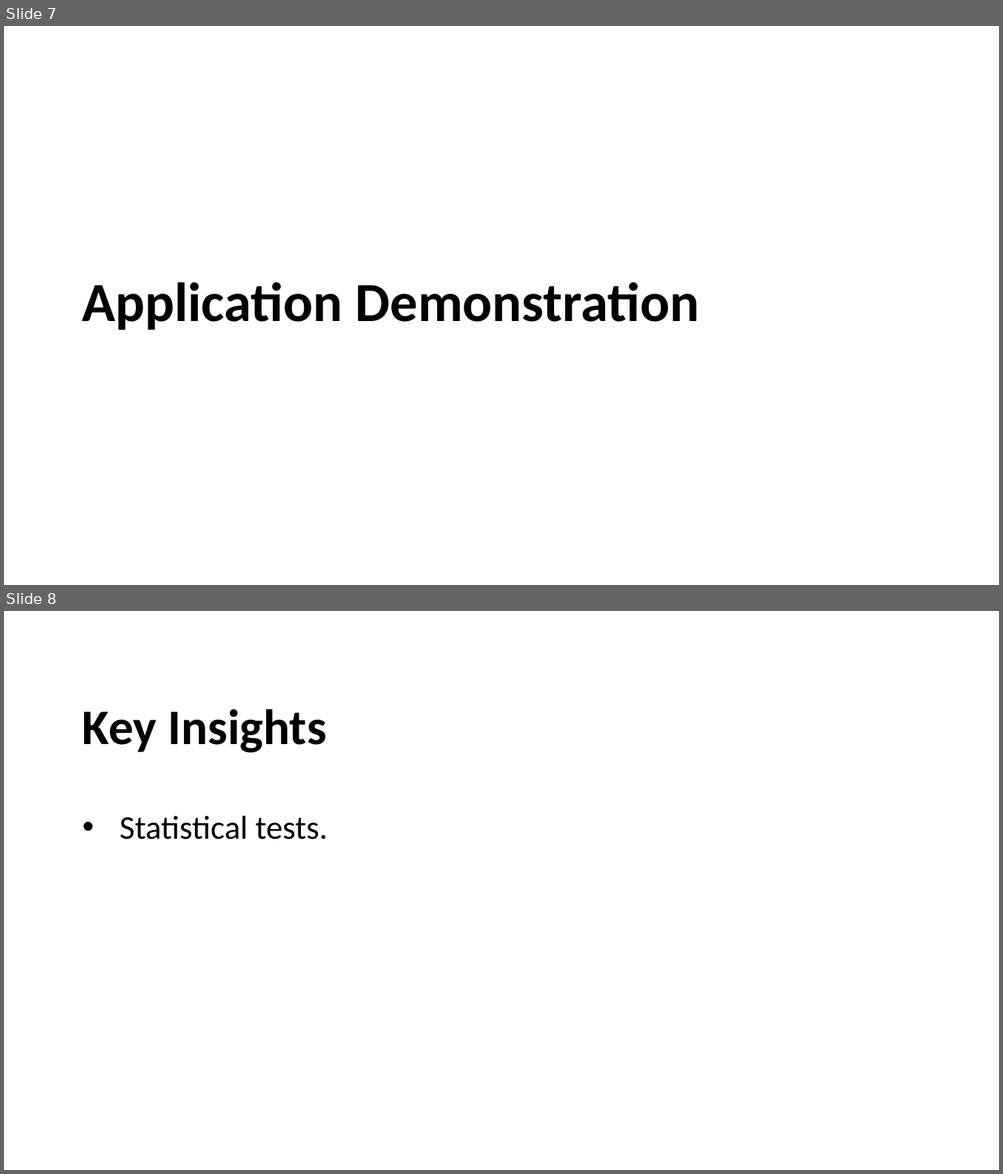
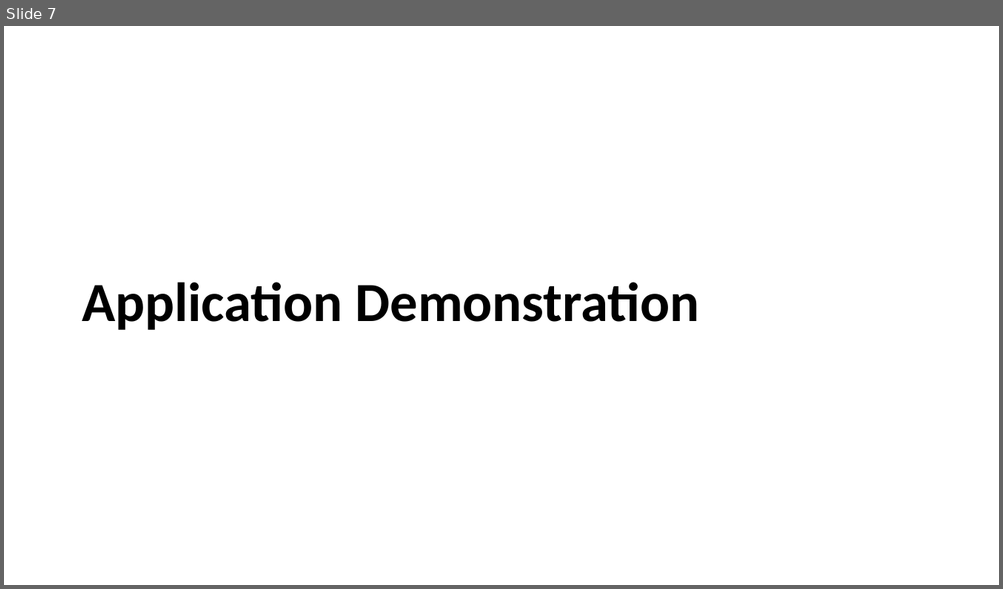
Before and after one commit to ethan-lott/saase-app, a slide deck: Presentation.pptx. Shown one above the other, each under a label of ours: slides 7 and 8 before the commit, slide 7 after it. The pictures are 1003x1174 and 1003x589 pixels, drawn with LibreOffice and Linux fonts; fonts in the diff are those of the drawing; background and template pictures are left out. Boxes give left, top, right and bottom in pixels: in the first picture for what was removed or moved away, otherwise in the second. Text is boxed around its words. In the diff, an @@ line names an element or a change of style, - is before the commit and + after.

```diff
--- a/Presentation.pptx
+++ b/Presentation.pptx
@@ slide 8 removed at bbox=[4, 611, 999, 1170], background picture (left out) @@
@@ title removed at bbox=[82, 709, 326, 753] @@
-Key Insights
@@ text removed at bbox=[119, 816, 328, 840] @@
-• Statistical tests.
```
Also in this commit, not shown: 6 slides changed, 2 slides added, 4 other files.
